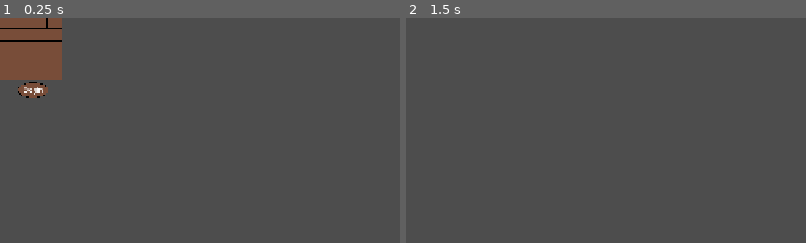
Above: before the commit, frames 1-2 (left to right).
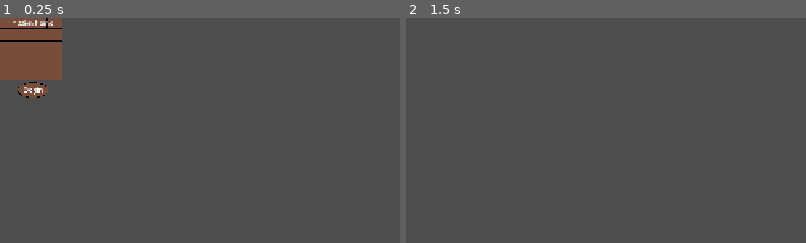
Above: after the commit, the same moments.

Repository: ejrossma/Vampire-Slaying-Inventory-Management
Game: Godot game, scene res://Scenes/GameplayObjects/Mission.tscn
Two runs of this game, one before a commit and one after it. Both use one fixed random seed, a clock stepped at 60 frames per second and the inputs below. This scene is started directly instead of the project's main scene.
Inputs:
- Up to frame 1 (0.25 s): no input
- Up to frame 2 (1.5 s): click "Begin" at 0.5 s; tap Enter at 1.25 s
The pictures show only the part of the screen within x 0-50%, y 0-50%; the shares and areas given below are measured in that part.

The runs differ from the first frame. In frame 1, 0.2% of the frame differs, in the area x 3-14%, y 0-4%; in frame 2, nothing differs.
Error before the commit: Invalid access to property or key 'time' on a base object of type 'Timer'. (res://Scripts/quest.gd:22)
Error after the commit: Invalid access to property or key 'time' on a base object of type 'Timer'. (res://Scripts/mission.gd:22)

Commit message:
Updated names to match design document

Diff:
--- a/vampire-slaying-inventory-management/Scenes/GameplayObjects/Mission.tscn
+++ b/vampire-slaying-inventory-management/Scenes/GameplayObjects/Mission.tscn
@@ -1,6 +1,6 @@
 [gd_scene format=3 uid="uid://bgs6tnqettyok"]
 
-[ext_resource type="Script" uid="uid://i56kwtxyltpw" path="res://Scripts/quest.gd" id="1_pphu7"]
+[ext_resource type="Script" uid="uid://i56kwtxyltpw" path="res://Scripts/mission.gd" id="1_pphu7"]
 [ext_resource type="Texture2D" uid="uid://513t7nefjkfg" path="res://Assets/Mission Popup.png" id="2_0cygo"]
 [ext_resource type="Texture2D" uid="uid://bny1boxdj5vme" path="res://Assets/Begin Mission Button.png" id="3_tefnd"]
 [ext_resource type="FontFile" uid="uid://dxoti0tx2lnap" path="res://Assets/Minecraft.ttf" id="4_nbg2v"]
@@ -65,11 +65,23 @@
 grow_horizontal = 2
 grow_vertical = 2
 
+[node name="MarginContainer" type="MarginContainer" parent="MissionPopup/Control/VBoxContainer" unique_id=1876432746]
+layout_mode = 2
+
 [node name="Mission Info" type="HBoxContainer" parent="MissionPopup/Control/VBoxContainer" unique_id=38038878]
+layout_mode = 2
+size_flags_horizontal = 4
+size_flags_vertical = 4
+
+[node name="TextureRect" type="TextureRect" parent="MissionPopup/Control/VBoxContainer/Mission Info" unique_id=1142691626]
 layout_mode = 2
 
 [node name="Label" type="Label" parent="MissionPopup/Control/VBoxContainer/Mission Info" unique_id=1468562886]
 layout_mode = 2
+size_flags_horizontal = 4
+theme_override_fonts/font = ExtResource("4_nbg2v")
+theme_override_font_sizes/font_size = 10
+text = "Mission Name"
 
 [node name="Success Chance" type="HBoxContainer" parent="MissionPopup/Control/VBoxContainer" unique_id=597252529]
 layout_mode = 2
Renamed: vampire-slaying-inventory-management/Scripts/quest.gd -> vampire-slaying-inventory-management/Scripts/mission.gd
Renamed: vampire-slaying-inventory-management/Scripts/quest.gd.uid -> vampire-slaying-inventory-management/Scripts/mission.gd.uid
Renamed: vampire-slaying-inventory-management/Scripts/Adventurer.gd -> vampire-slaying-inventory-management/Scripts/slayer.gd
Renamed: vampire-slaying-inventory-management/Scripts/Adventurer.gd.uid -> vampire-slaying-inventory-management/Scripts/slayer.gd.uid
